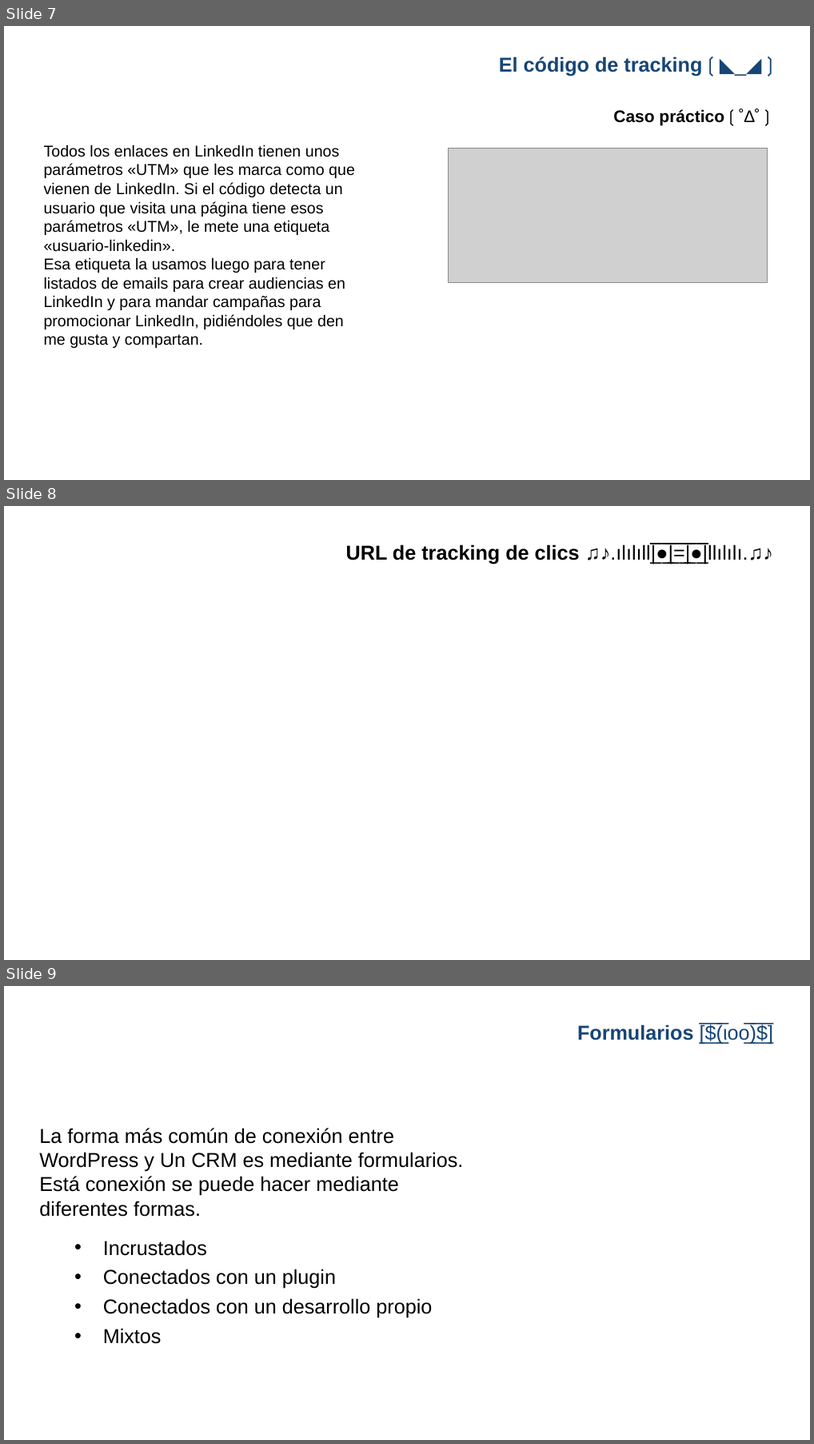
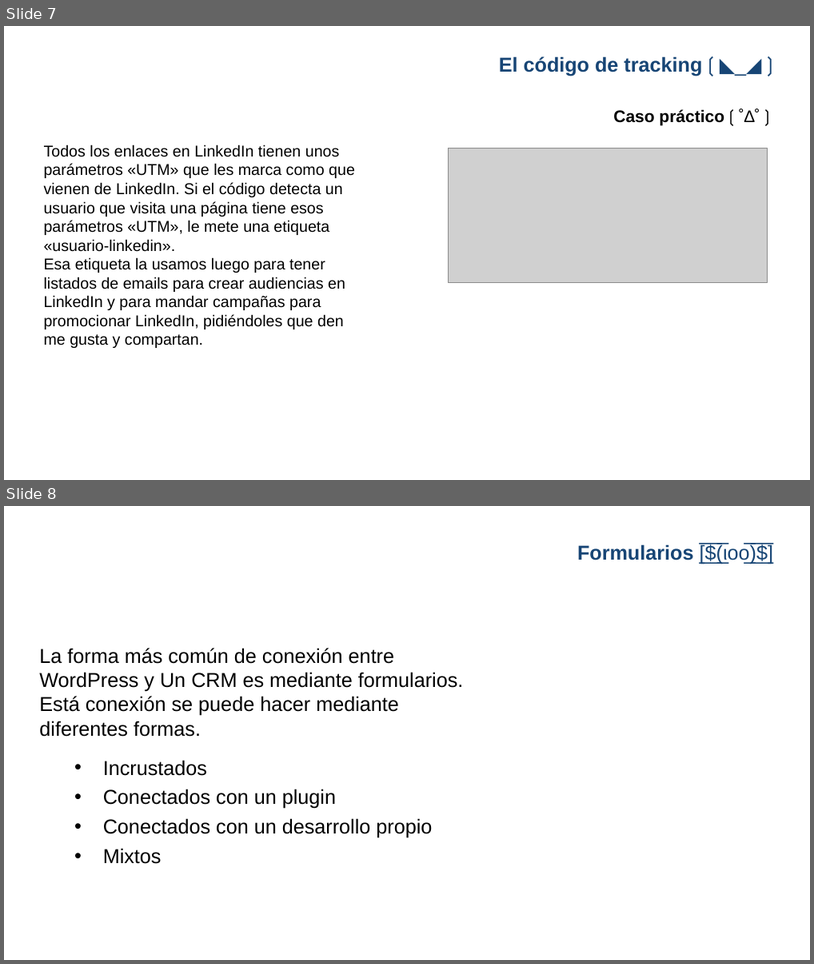
Before and after one commit to gwannon/WordCampBilbao2025, a slide deck: WCBIO25_Jorge-Monclus.pptx. Shown one above the other, each under a label of ours: slides 7, 8 and 9 before the commit, slides 7 and 8 after it. The pictures are 814x1444 and 814x964 pixels, drawn with LibreOffice and Linux fonts; fonts in the diff are those of the drawing; grey boxes stand for pictures; background and template pictures are left out. Boxes give left, top, right and bottom in pixels: in the first picture for what was removed or moved away, otherwise in the second. Text is boxed around its words. In the diff, an @@ line names an element or a change of style, - is before the commit and + after.

```diff
--- a/WCBIO25_Jorge-Monclus.pptx
+++ b/WCBIO25_Jorge-Monclus.pptx
@@ slide 8 removed at [4,506,810,960], background picture (left out) @@
@@ title removed at [346,544,774,564] @@
-URL de tracking de clics ♫♪.ılılıll|̲̅̅●̲̅̅|̲̅̅=̲̅̅|̲̅̅●̲̅̅|llılılı.♫♪
@@ what was slide 9 is now slide 8 @@
```
Also in this commit, not shown: 1 slide changed, 1 other slide removed, 1 other file.
